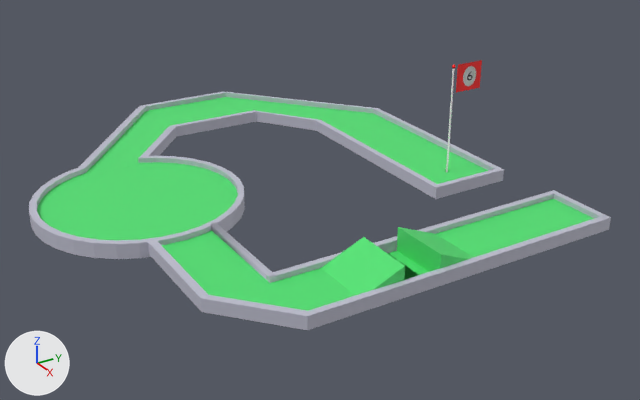
One commit to the Blender file Grafik/bane 6.blend: the scene before it, then after it.
One viewpoint serves both versions: a 50 mm camera at (6.87, -5.85, 3.74) aimed at (-0.38, -1.42, -0.18). The lights are fixed; the arrows at lower left show +X, +Y and +Z.

Script lines for the objects in view, before the commit:
```python
ob_1_011 = bpy.data.objects.new('1.011', me_1_011)
ob_1_011.location = (0.001, 0.14, 0.968)
ob_1_011.rotation_euler = (1.571, 0.0, 1.571)  # degrees (90, 0, 90)
ob_1_011.scale = (1.22, 1.0, 1.0)
ob_bane__ved_rampe = bpy.data.objects.new('bane  ved rampe', me_cube_005)
ob_bane__ved_rampe.location = (0.01, -3.09, -0.003)
ob_circle_005 = bpy.data.objects.new('Circle.005', me_circle_007)
ob_circle_005.location = (0.0, 0.181, 1.013)
ob_circle_005.rotation_euler = (0.0, 1.571, 0.0)  # degrees (0, 90, 0)
ob_circle_005.scale = (1.21, 1.0, 1.0)
ob_cirkelvæg = bpy.data.objects.new('cirkelvæg', me_cylinder)
ob_cirkelvæg.location = (-1.08, -3.15, -0.065)
ob_cirkelvæg.rotation_euler = (0.0, 0.0, 0.428)  # degrees (0, 0, 25)
ob_cylinder_005 = bpy.data.objects.new('Cylinder.005', me_cylinder_005)
ob_cylinder_005.location = (-0.052, 0.001, 0.501)
ob_plane_005 = bpy.data.objects.new('Plane.005', me_plane_005)
ob_plane_005.location = (0.0, 0.171, 1.013)
ob_plane_005.rotation_euler = (0.0, 1.571, 0.0)  # degrees (0, 90, 0)
ob_plane_005.scale = (1.2, 1.3, 1.0)
ob_slut_vægh_001 = bpy.data.objects.new('slut vægh.001', me_cube_010)
ob_slut_vægh_001.location = (1.34, 0.0, -0.1)
ob_slut_vægh_001.scale = (0.09, 0.94, 0.24)
ob_sphere_005 = bpy.data.objects.new('Sphere.005', me_sphere_005)
ob_sphere_005.location = (-0.052, 0.001, 1.131)
# also in view: 'indvendig væg' at (-1.24, -1.58, -0.05); 'rampe' at (1.4, -1.95, 0.0); 'mål' at (-1.7, -1.51, -0.05); 'bane.001' at (-1.7, -1.53, -0.08); 'cirkel' at (-1.08, -3.15, -0.09)
```
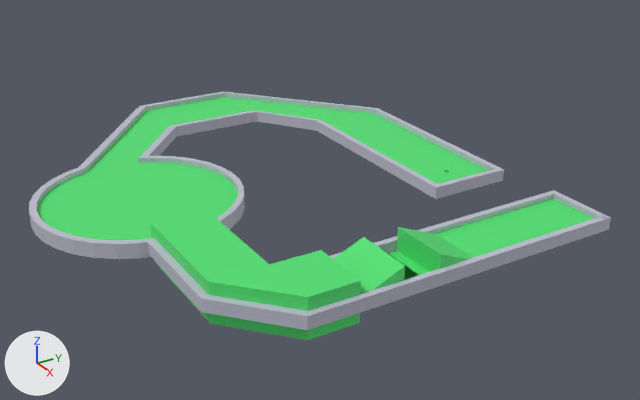
What the commit changed:
me_cylinder is used by ob_cirkelvæg; location (-1.08, -3.15, -0.065); rotation (0.0, 0.0, 0.428), in degrees (0, 0, 25).
me_cylinder had 133 vertices, 78 faces and spanned x -1.07..1.07, y -1.07..1.07, z -0.08..0.08.
me_cylinder now has 137 vertices, 81 faces, 1 loose edge and spans x -1.07..1.07, y -1.07..1.07, z -0.08..0.08.
Part 1, on me_cylinder:
5 faces are deleted.
4 vertices are added at (1.06, -0.11, 0.07), (1.06, -0.11, 0.07), (1.06, -0.11, 0.07), (1.04, -0.1, 0.08).
1 loose edge is added.
8 new faces join them.
Object 'bane  ved rampe' (ob_bane__ved_rampe) moves from (0.01, -3.09, -0.003) to (0.01, -3.09, 0.277).
Object 'bane  ved rampe' (ob_bane__ved_rampe) is rescaled from (1.0, 1.0, 1.0) to (1.0, 1.0, 3.74).
Object 'Cylinder.005' (ob_cylinder_005) is deleted.
Object 'Sphere.005' (ob_sphere_005) is deleted.
Object 'Plane.005' (ob_plane_005) is deleted.
Object 'Circle.005' (ob_circle_005) is deleted.
Object '1.011' (ob_1_011) is deleted.

Location of each change, [x1, y1, x2, y2] in pixels of the pictures (640 x 400 px):
'bane  ved rampe', moved, rescaled: before [161, 230, 355, 311]; after [150, 209, 361, 340]
'Plane.005', deleted (red): before [456, 60, 482, 92]
'Cylinder.005', deleted: before [446, 68, 455, 172]
'Circle.005', deleted: before [463, 66, 476, 86]
'1.011', deleted: before [467, 72, 472, 80]
part 1 of me_cylinder, built on: before [155, 219, 220, 241]
